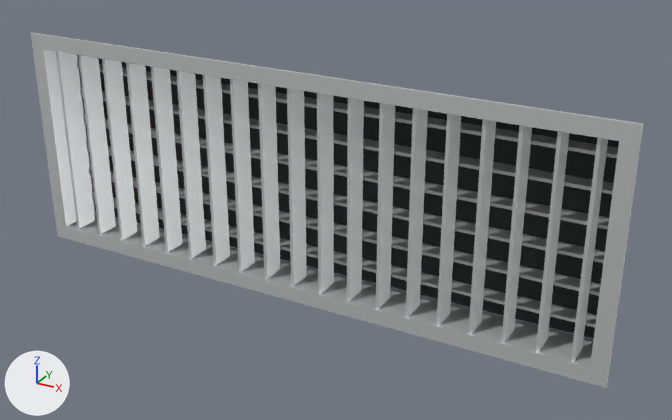
Before and after pictures for a commit that changed the glTF model STAIANO-3D/public/models/ecoclima/ebia/ecoclima-ebia-800x300.glb.
Rendered twice from a 50 mm lens placed at (0.553, -0.886, 0.433), pointed at (0.043, 0.04, -0.03). Arrows for +X, +Y and +Z are at lower left; the lights stay in place. The older version comes first.

Script lines for the objects in view, before the commit:
```python
ob_profile_aletta_verticale_067 = bpy.data.objects.new('Profile_aletta_verticale.067', me_profile_aletta_verticale_067)
ob_profile_aletta_verticale_067.location = (0.0, 0.0, 0.0)
ob_profile_aletta_verticale_070 = bpy.data.objects.new('Profile_aletta_verticale.070', me_profile_aletta_verticale_070)
ob_profile_aletta_verticale_070.location = (0.0, 0.0, 0.0)
ob_profile_aletta_verticale_073 = bpy.data.objects.new('Profile_aletta_verticale.073', me_profile_aletta_verticale_073)
ob_profile_aletta_verticale_073.location = (0.0, 0.0, 0.0)
ob_profile_aletta_verticale_074 = bpy.data.objects.new('Profile_aletta_verticale.074', me_profile_aletta_verticale_074)
ob_profile_aletta_verticale_074.location = (0.0, 0.0, 0.0)
ob_profile_aletta_verticale_081 = bpy.data.objects.new('Profile_aletta_verticale.081', me_profile_aletta_verticale_081)
ob_profile_aletta_verticale_081.location = (0.0, 0.0, 0.0)
ob_profile_cornice_012 = bpy.data.objects.new('Profile_cornice.012', me_profile_cornice_012)
ob_profile_cornice_012.location = (0.0, 0.0, 0.0)
ob_profile_cornice_013 = bpy.data.objects.new('Profile_cornice.013', me_profile_cornice_013)
ob_profile_cornice_013.location = (0.0, 0.0, 0.0)
ob_profile_cornice_015 = bpy.data.objects.new('Profile_cornice.015', me_profile_cornice_015)
ob_profile_cornice_015.location = (0.0, 0.0, 0.0)
ob_profile_ritorno_013 = bpy.data.objects.new('Profile_ritorno.013', me_profile_ritorno_013)
ob_profile_ritorno_013.location = (0.0, 0.0, 0.0)
# also in view: 'Profile_aletta_verticale.071' at (-0.08, 0.02, 0.0); 'Profile_aletta_verticale.077' at (0.16, 0.02, 0.0); 'Profile_cornice.014' at (-0.39, 0.002, 0.0); 'Profile_aletta_verticale.076' at (0.12, 0.02, 0.0); 'Profile_aletta_verticale.075' at (0.08, 0.02, 0.0)
```
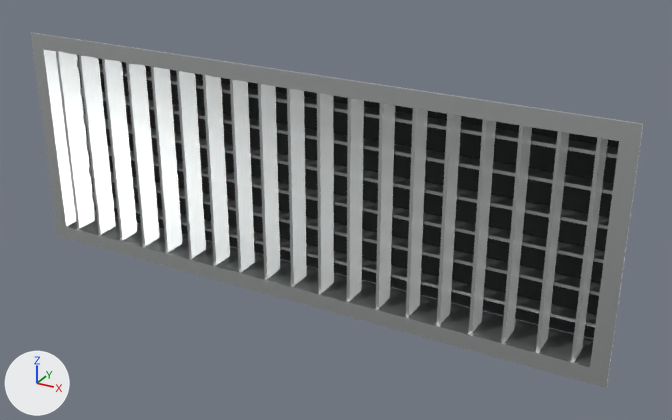
Location of each change, (x1, y1, x2, y2) in pixels of the pictures (672 x 420 px):
'Profile_cornice.012', surface changed: (31, 33, 643, 144) in both
'Profile_cornice.013', surface changed: (56, 224, 609, 388) in both
'Profile_ritorno.013', surface changed: (68, 212, 594, 366) in both
'Profile_cornice.015', surface changed: (590, 141, 641, 372) in both
'Profile_aletta_verticale.066', surface changed (lighter): (102, 59, 138, 240) in both
'Profile_aletta_verticale.065', surface changed (lighter): (79, 55, 116, 234) in both
'Profile_aletta_verticale.067', surface changed (lighter): (126, 63, 160, 246) in both
'Profile_aletta_verticale.064', surface changed (lighter): (56, 52, 95, 229) in both
'Profile_aletta_verticale.068', surface changed (lighter): (151, 67, 183, 252) in both
'Profile_aletta_verticale.069', surface changed: (176, 71, 206, 259) in both
'Profile_aletta_verticale.070', surface changed: (203, 75, 230, 265) in both
'Profile_aletta_verticale.071', surface changed: (230, 79, 255, 272) in both
'Profile_aletta_verticale.072', surface changed: (258, 84, 280, 279) in both
'Profile_aletta_verticale.074', surface changed: (317, 93, 334, 293) in both
'Profile_aletta_verticale.073', surface changed: (287, 88, 307, 286) in both
'Profile_aletta_orizzontale.024', surface changed: (92, 192, 597, 327) in both
'Profile_aletta_orizzontale.025', surface changed: (89, 167, 601, 296) in both
'Profile_aletta_orizzontale.026', surface changed: (86, 141, 605, 263) in both
'Profile_aletta_verticale.080', surface changed: (502, 125, 532, 343) in both
'Profile_aletta_orizzontale.027', surface changed: (83, 115, 609, 229) in both
'Profile_aletta_orizzontale.028', surface changed: (80, 88, 614, 195) in both
'Profile_aletta_orizzontale.029', surface changed: (77, 60, 618, 159) in both
'Profile_aletta_verticale.081', surface changed: (536, 131, 569, 352) in both
'Profile_aletta_verticale.082', surface changed: (571, 138, 608, 361) in both
'Profile_cornice.014', surface changed: (33, 48, 68, 226) in both
'Profile_ritorno.014', surface changed (lighter): (45, 50, 95, 225) in both
'Profile_ritorno.012', surface changed: (79, 39, 629, 122) in both

Patch to the scene script:
```diff
--- a/STAIANO-3D/public/models/ecoclima/ebia/ecoclima-ebia-800x300.glb.py
+++ b/STAIANO-3D/public/models/ecoclima/ebia/ecoclima-ebia-800x300.glb.py
@@ mat_profile_metallo @@
 mat_profile_metallo.base_color = (0.72, 0.74, 0.74)  # light grey #dddfdf
-mat_profile_metallo.metallic = 0.55
-mat_profile_metallo.roughness = 0.42
+mat_profile_metallo.metallic = 0.95
+mat_profile_metallo.roughness = 0.36
```
